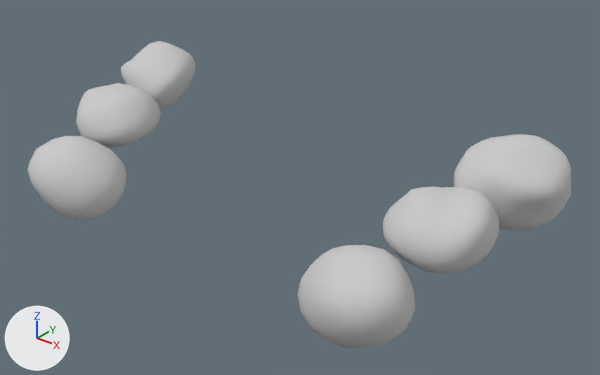
Before and after pictures for a commit that changed the FBX model Assets/Models/Cat/Meshes/Skeleton/Bones Head/Teeth Lower.fbx.
Both versions are drawn from a 50 mm lens placed at (0.0903, -1.2425, 1.2916), pointed at (0.0064, -1.1377, 1.2266). The lights are fixed; the arrows at lower left show +X, +Y and +Z. The first picture is the older version. Where no turn or scale is listed for an object, it has been applied to the vertices.

In view in the first picture: 'Teeth Lower'.
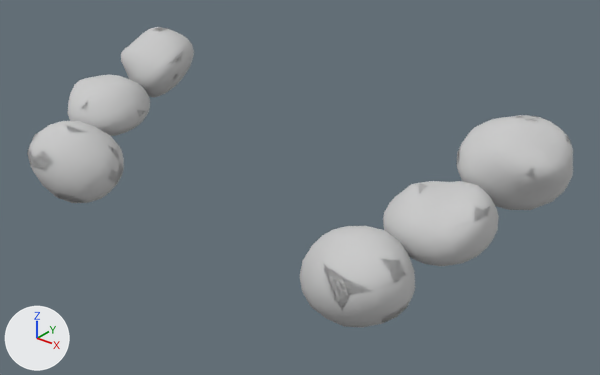
Changed parts and their boxes (x1, y1, x2, y2) in the pictures (600 x 375 px):
'Teeth Lower', reshaped
    before: (27, 41, 571, 348)
    after: (27, 27, 573, 327)
'Teeth Lower low', added
    after: (30, 30, 570, 323)
part 1 of me_mesh, rebuilt
    before: (454, 134, 571, 230)
    after: (457, 115, 573, 210)
part 2 of me_mesh, rebuilt
    before: (121, 41, 195, 111)
    after: (121, 27, 194, 97)
part 3 of me_mesh, rebuilt
    before: (383, 186, 499, 274)
    after: (383, 181, 499, 266)
part 4 of me_mesh, rebuilt
    before: (76, 83, 160, 147)
    after: (67, 74, 150, 136)
part 5 of me_mesh, rebuilt
    before: (27, 136, 126, 220)
    after: (27, 121, 124, 203)
part 6 of me_mesh, rebuilt
    before: (297, 245, 415, 348)
    after: (300, 226, 415, 327)

What the commit changed:
me_mesh is used by ob_teeth_lower; location (0.0, 0.0, 0.0).
me_mesh had 1105 vertices, 1093 faces and spanned x -0.0502..0.05, y -1.1645..-1.1163, z 1.2167..1.2416.
me_mesh now has 1105 vertices, 1093 faces and spans x -0.05..0.0498, y -1.1643..-1.1164, z 1.2202..1.2448.
me_mesh part 1: the loose piece of 213 vertices spanning x 0.0329..0.05, y -1.1343..-1.1164, z 1.2265..1.2416 is rebuilt with 213 vertices and now spans x 0.0331..0.0498, y -1.1342..-1.1166, z 1.2301..1.2448.
me_mesh part 2: the loose piece of 213 vertices spanning x -0.0502..-0.0328, y -1.1344..-1.1163, z 1.2266..1.2416 is rebuilt with 213 vertices and now spans x -0.05..-0.033, y -1.1342..-1.1164, z 1.2302..1.2447.
me_mesh part 3: the loose piece of 191 vertices spanning x 0.0285..0.0454, y -1.15..-1.1322, z 1.2254..1.2363 is rebuilt with 191 vertices and now spans x 0.029..0.0456, y -1.1507..-1.1332, z 1.227..1.2377.
me_mesh part 4: the loose piece of 187 vertices spanning x -0.0457..-0.0287, y -1.15..-1.1321, z 1.2254..1.2365 is rebuilt with 187 vertices and now spans x -0.0469..-0.0303, y -1.151..-1.1334, z 1.2276..1.2383.
me_mesh part 5: the loose piece of 152 vertices spanning x -0.0415..-0.0231, y -1.1643..-1.1479, z 1.2167..1.2318 is rebuilt with 152 vertices and now spans x -0.0413..-0.0233, y -1.164..-1.148, z 1.2202..1.2348.
me_mesh part 6: the loose piece of 149 vertices spanning x 0.0229..0.0413, y -1.1645..-1.1479, z 1.2167..1.2317 is rebuilt with 149 vertices and now spans x 0.0231..0.0411, y -1.1643..-1.1481, z 1.2203..1.2348.
Mesh me_mesh_001 is new.
It has 442 vertices, 860 faces and spans x -0.05..0.0498, y -1.1643..-1.1165, z 1.2202..1.2447.
It uses material mat_skeleton (its picture is missing).
Object 'Teeth Lower low' (ob_teeth_lower_low) is new; it shows me_mesh_001.
Its location is (0.0, 0.0, 0.0).
